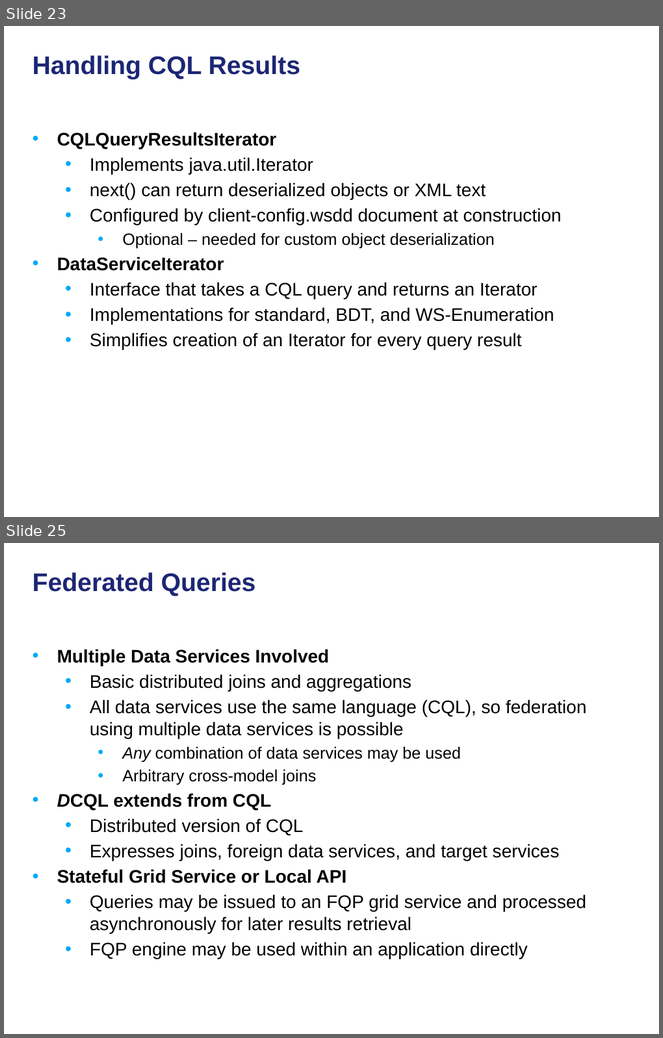
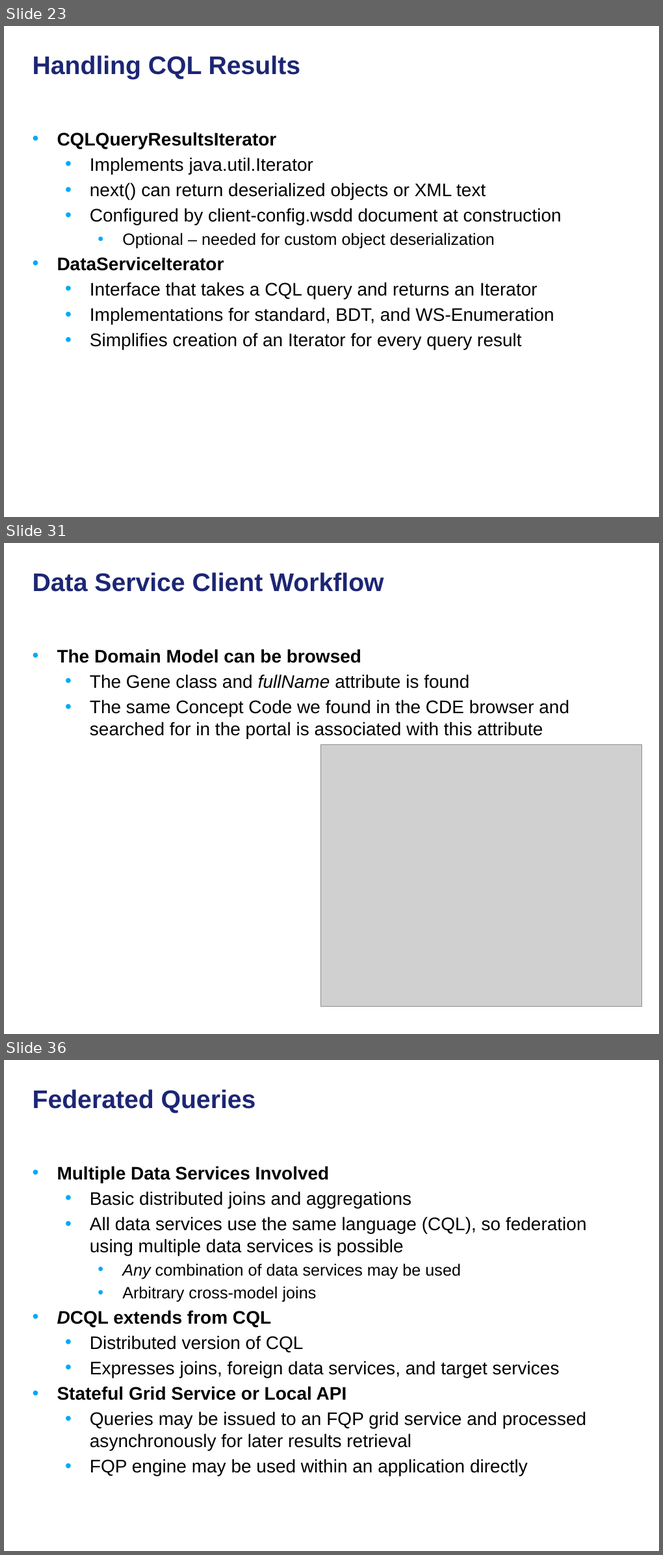
Before and after one commit to NCIP/cagrid-docs, a slide deck: presentations/200906_Novartis/caGrid Data Services.pptx. Shown one above the other, each under a label of ours: slides 23 and 25 before the commit, slides 23, 31 and 36 after it; the slides between them are not shown. The pictures are 663x1038 and 663x1555 pixels, drawn with LibreOffice and Linux fonts; fonts in the diff are those of the drawing; grey boxes stand for pictures; background and template pictures are left out. Boxes give left, top, right and bottom in pixels: in the first picture for what was removed or moved away, otherwise in the second. Text is boxed around its words. In the diff, an @@ line names an element or a change of style, - is before the commit and + after.

```diff
--- a/presentations/200906_Novartis/caGrid Data Services.pptx
+++ b/presentations/200906_Novartis/caGrid Data Services.pptx
@@ slide 31 added at (x1=4, y1=543, x2=659, y2=1034), background picture (left out) @@
@@ title added at (x1=33, y1=572, x2=384, y2=592), 28 pt, text #1C2674, bold @@
+Data Service Client Workflow
@@ text added at (x1=57, y1=649, x2=570, y2=739), 20 pt, text #000000 @@
+• The Domain Model can be browsed
+  • The Gene class and fullName attribute is found
+  • The same Concept Code we found in the CDE browser and searched for in the portal is associated with this attribute
@@ picture added at (x1=321, y1=745, x2=642, y2=1007) @@
@@ what was slide 25 is now slide 36 @@
```
Also in this commit, not shown: 12 other slides added, 1 slide removed.
